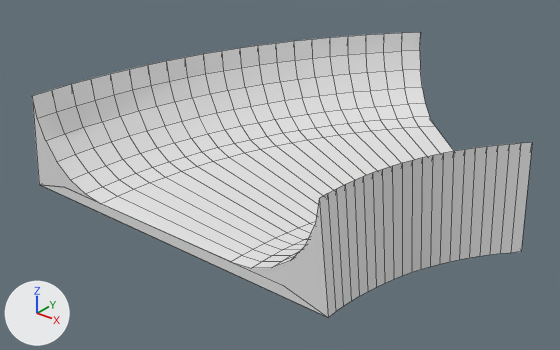
The Blender file Assets/Resources/materials/tileModels/slope2_45.blend, before and after one commit.
One viewpoint serves both versions: a camera (50 mm lens) standing at (40.8, -52.9, 32.4) and looking at (-0.6, -1.1, 0.3). Every picture has the same lights, and +X, +Y and +Z are marked at lower left. The first picture is the older version. Mesh edges are drawn as thin lines. Materials are left out; every surface is plain grey.

In view in the first picture: 'endA', 'main'.
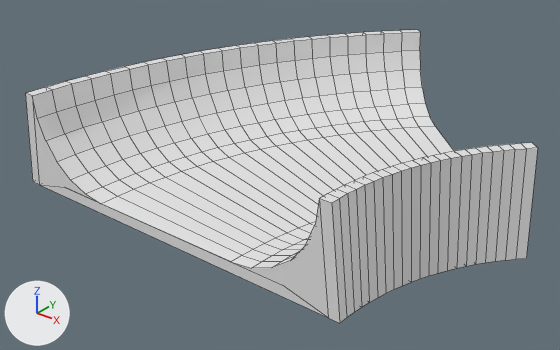
Where the change shows, as pixel boxes (x1, y1, x2, y2) in the pictures (560 x 350 px):
'main', reshaped: before (32, 32, 532, 317); after (26, 30, 538, 323)
'endA', reshaped (10% wider, 74% taller): before (41, 185, 326, 317); after (25, 93, 340, 323)
part 1 of me_track17_pmd0_mesh_001, built on: before (32, 98, 98, 202); after (26, 30, 420, 96)
part 2 of me_track17_pmd0_mesh_001, built on: before (232, 202, 328, 317); after (320, 143, 538, 323)
part 3 of me_track17_pmd0_mesh_002, added: after (232, 198, 340, 323)
part 4 of me_track17_pmd0_mesh_002, added: after (25, 93, 98, 202)

The change, as a diff of the scene's bpy script:
```diff
--- a/Assets/Resources/materials/tileModels/slope2_45.blend.py
+++ b/Assets/Resources/materials/tileModels/slope2_45.blend.py
@@ me_track17_pmd0_mesh_001 @@
 # used by ob_main; location = (0.0, 0.0, 0.0)
-me_track17_pmd0_mesh_001.from_pydata(...)  # 356 vertices, 320 faces; spans x -17.2..22.7, y -16.3..23.7, z 0.0..9.0
+me_track17_pmd0_mesh_001.from_pydata(...)  # 440 vertices, 400 faces; spans x -18.2..23.4, y -16.3..24.4, z 0.0..9.0
+# me_track17_pmd0_mesh_001 part 1: 2 vertices removed from x -13.2..2.2, y -16.3..20.9, z 1.0; 44 vertices added at x -18.2..-0.7, y -16.3..24.4, z 0.0..9.0
+# me_track17_pmd0_mesh_001 part 2: 2 vertices removed from x 11.8..19.8, y -16.3..3.2, z 1.0; 44 vertices added at x 15.8..23.4, y -16.3..0.4, z 0.0..9.0
@@ me_track17_pmd0_mesh_002 @@
 # used by ob_enda; parent = ob_main; location = (15.76, -16.31, 0.0); scale = (1.0, 1.89, 1.0)
 # verts and faces of me_track17_pmd0_mesh_002; kept vertices keep their numbers, new ones are numbered from 4
 # before: 0 (0.0, 0.0, 0.0) at pixel (328, 317), 3 (-4.0, 0.0, 1.0) at pixel (282, 285)
 # before: 1 (-29.0, 0.0, 1.0) at pixel (64, 187), 2 (-33.0, 0.0, 0.0) at pixel (39, 184)
-me_track17_pmd0_mesh_002.from_pydata(...)  # 4 vertices, 1 face; spans x -33.0..0.0, y 0.0, z 0.0..1.0
+me_track17_pmd0_mesh_002.from_pydata(...)  # 22 vertices, 5 faces; spans x -34.0..1.0, y 0.0, z 0.0..9.0
+# me_track17_pmd0_mesh_002 part 3
+verts[5] = (-9.0, 0.0, 1.0)  # pixel (230, 261)
+verts[12] = (-1.0, 0.0, 9.0)  # pixel (319, 198)
+verts[13] = (-3.3, 0.0, 3.3)  # pixel (290, 260)
+verts[14] = (-2.1, 0.0, 5.0)  # pixel (305, 245)
+verts[15] = (-5.0, 0.0, 2.1)  # pixel (271, 267)
+verts[16] = (-7.0, 0.0, 1.3)  # pixel (251, 268)
+verts[17] = (-1.3, 0.0, 7.0)  # pixel (315, 224)
+verts[20] = (0.0, 0.0, 9.0)  # pixel (331, 202)
+verts[21] = (1.0, 0.0, 0.0)  # pixel (339, 323)
+faces += [(0, 12, 17, 14, 13, 15, 16, 5, 3), (0, 21, 20, 12)]
+# me_track17_pmd0_mesh_002 part 4
+verts[4] = (-30.9, 0.0, 5.0)  # pixel (45, 140)
+verts[6] = (-28.0, 0.0, 2.1)  # pixel (70, 179)
+verts[7] = (-26.1, 0.0, 1.3)  # pixel (85, 193)
+verts[8] = (-31.7, 0.0, 7.0)  # pixel (37, 118)
+verts[9] = (-32.0, 0.0, 9.0)  # pixel (32, 95)
+verts[10] = (-29.7, 0.0, 3.3)  # pixel (56, 161)
+verts[11] = (-24.0, 0.0, 1.0)  # pixel (100, 203)
+verts[18] = (-33.0, 0.0, 9.0)  # pixel (25, 93)
+verts[19] = (-34.0, 0.0, 0.0)  # pixel (32, 181)
+faces += [(1, 11, 7, 6, 10, 4, 8, 9, 2), (2, 9, 18, 19)]
```
